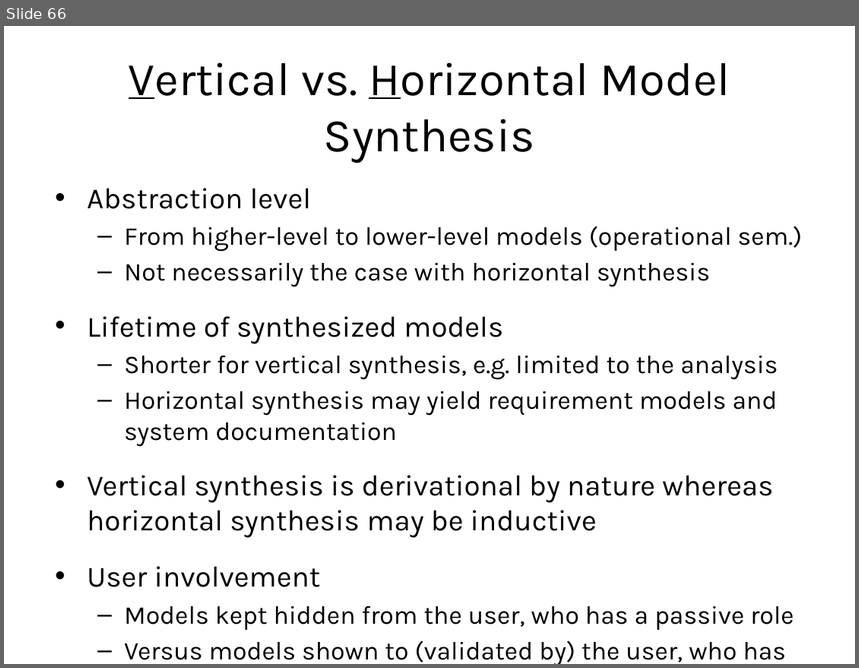
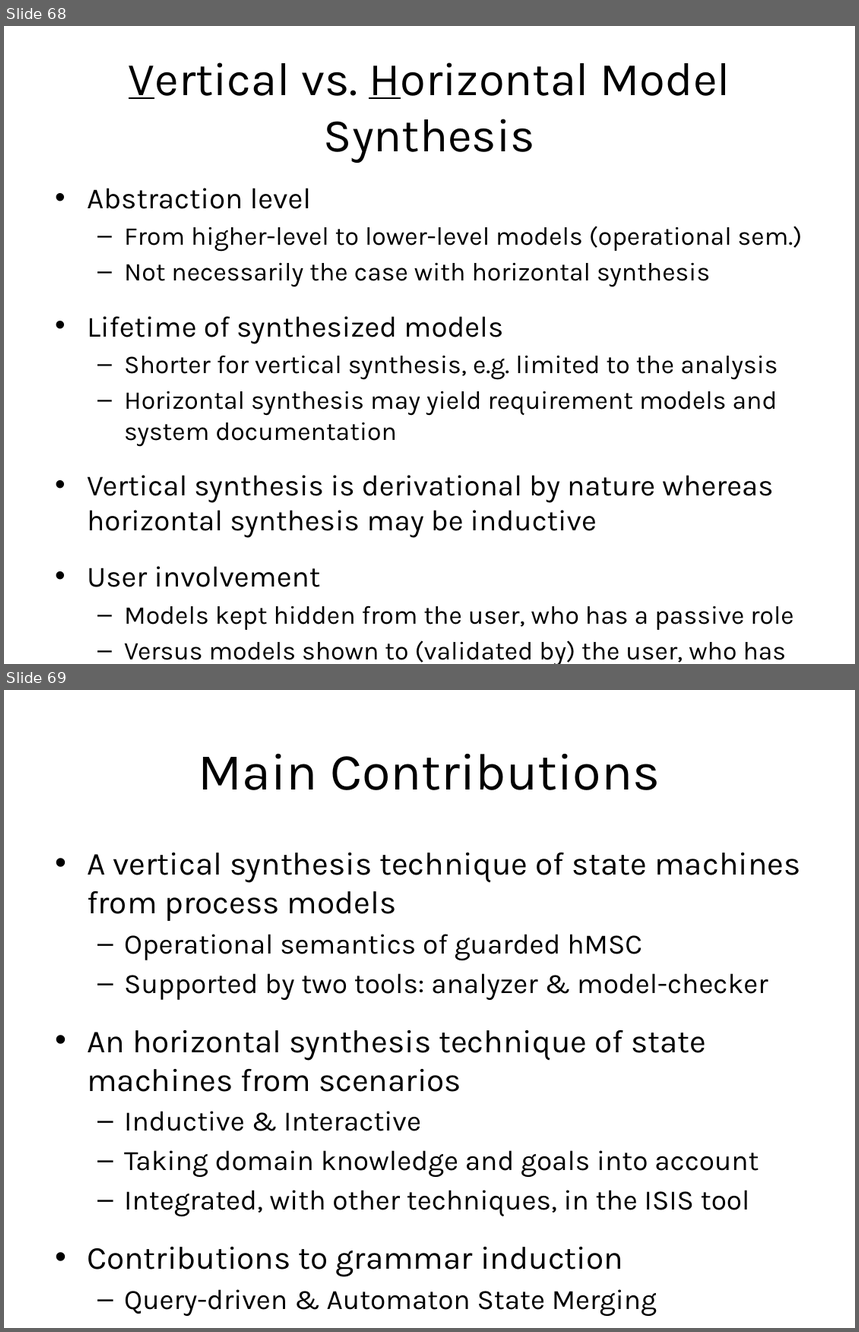
Before and after one commit to blambeau/phd, a slide deck: private-defense/slides.pptx. Shown one above the other, each under a label of ours: slide 66 before the commit, slides 68 and 69 after it. The pictures are 859x668 and 859x1332 pixels, drawn with LibreOffice and Linux fonts; fonts in the diff are those of the drawing. Boxes give left, top, right and bottom in pixels: in the first picture for what was removed or moved away, otherwise in the second. Text is boxed around its words. In the diff, an @@ line names an element or a change of style, - is before the commit and + after.

```diff
--- a/private-defense/slides.pptx
+++ b/private-defense/slides.pptx
@@ slide 69 added at (4, 690, 855, 1328), background #FFFFFF @@
@@ title added at (199, 754, 660, 790), 44 pt, text #000000 @@
+Main Contributions
@@ text added at (87, 853, 800, 1316), 23.8 pt, text #000000 @@
+• A vertical synthesis technique of state machines from process models
+  – Operational semantics of guarded hMSC
+  – Supported by two tools: analyzer & model-checker
+• An horizontal synthesis technique of state machines from scenarios
+  – Inductive & Interactive
+  – Taking domain knowledge and goals into account
+  – Integrated, with other techniques, in the ISIS tool
+• Contributions to grammar induction
+  – Query-driven & Automaton State Merging
+  – New evaluation framework: Stamina
@@ what was slide 66 is now slide 68 @@
```
Also in this commit, not shown: 5 slides changed, 4 other slides added.
